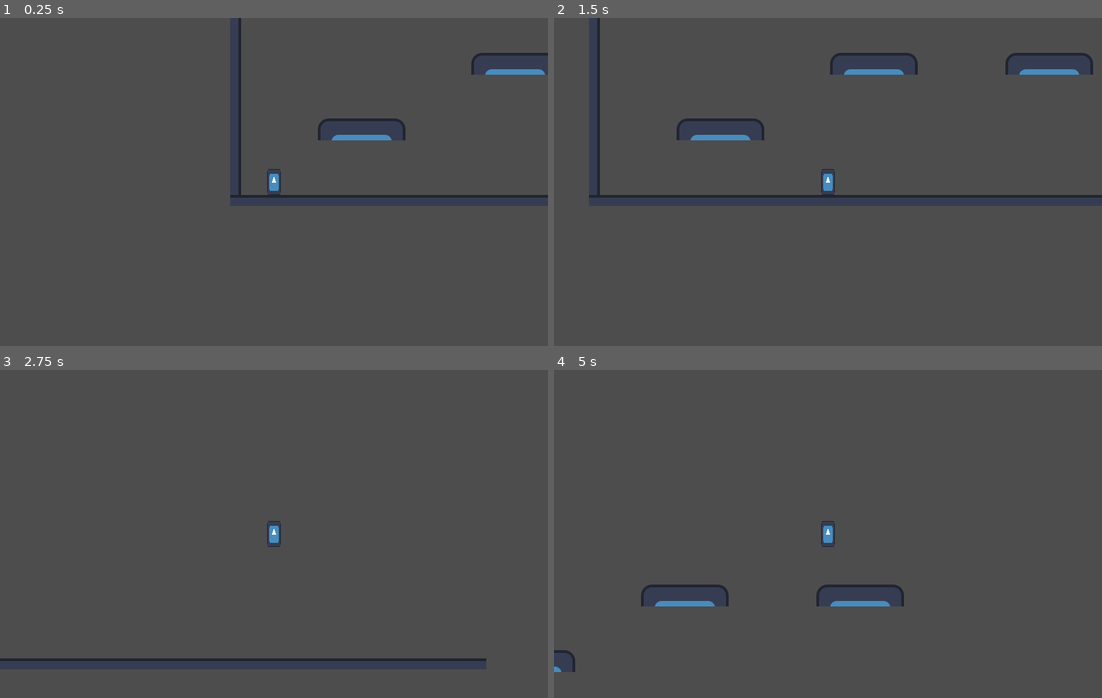
Above: before the commit, frames 1-4 (two rows, left to right).
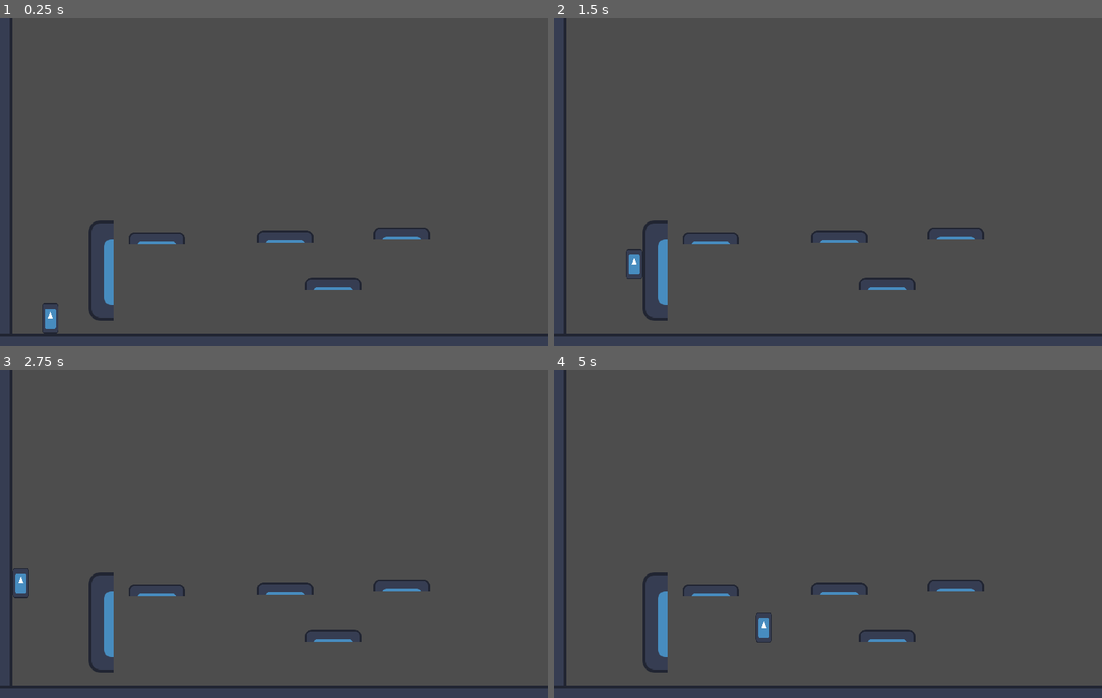
Above: after the commit, the same moments.

Repository: DeVelox/Niro
Game: Godot game, scene res://main.tscn
The game is run twice, just before and just after one commit, with the same random seed, the same clock (stepped at 60 frames per second) and the same inputs. The engine's default icon, where the game draws it, is replaced by a stand-in: a white triangle on a blue panel in a dark square.
Inputs:
- Up to frame 1 (0.25 s): no input
- Up to frame 2 (1.5 s): tap Enter at 0.5 s; hold D (right) from 0.53 s (still down); tap W (jump) at 0.6, 0.77, 1.07 s; tap S (crouch) at 1.35 s
- Up to frame 3 (2.75 s): tap W (jump) at 1.52, 1.55, 1.82, 2.3 s; release D (right) at 2.03 s; hold A (left) from 2.03 s (still down); tap Shift (dash) at 2.1 s
- Up to frame 4 (5 s): release A (left) at 2.78 s; hold D (right) 2.78-4.28 s; tap W (jump) at 2.85, 3.02, 3.32, 3.77, 3.8, 4.07, 4.52, 4.55, 4.82 s; tap S (crouch) at 3.6 s; hold A (left) from 4.28 s (still down); tap Shift (dash) at 4.35 s

The runs differ from the first frame. In frame 1, 4.1% of the frame differs, in the area x 0-100%, y 0-98%; in frame 2, 4.8%; in frame 3, 3.4%; in frame 4, 3.3%.

Commit message:
redo wall hang

Diff:
--- a/level.tscn
+++ b/level.tscn
@@ -7,21 +7,9 @@
 
 [node name="Level" type="Node2D"]
 
-[node name="Platform" type="CharacterBody2D" parent="." groups=["platforms"]]
-position = Vector2(192, 368)
-collision_layer = 8
-collision_mask = 3
-
-[node name="Sprite2D" type="Sprite2D" parent="Platform"]
-texture = ExtResource("1_yag5b")
-region_enabled = true
-region_rect = Rect2(0, 0, 128, 32)
-
-[node name="CollisionShape2D" type="CollisionShape2D" parent="Platform"]
-shape = SubResource("RectangleShape2D_nobot")
-
 [node name="Platform2" type="CharacterBody2D" parent="." groups=["platforms"]]
-position = Vector2(416, 272)
+position = Vector2(351, 336)
+scale = Vector2(0.56, 0.48)
 collision_layer = 8
 collision_mask = 3
 
@@ -34,7 +22,8 @@
 shape = SubResource("RectangleShape2D_nobot")
 
 [node name="Platform3" type="CharacterBody2D" parent="." groups=["platforms"]]
-position = Vector2(672, 272)
+position = Vector2(499, 332)
+scale = Vector2(0.56, 0.48)
 collision_layer = 8
 collision_mask = 3
 
@@ -45,3 +34,45 @@
 
 [node name="CollisionShape2D" type="CollisionShape2D" parent="Platform3"]
 shape = SubResource("RectangleShape2D_nobot")
+
+[node name="Platform4" type="CharacterBody2D" parent="." groups=["platforms"]]
+position = Vector2(188, 338)
+scale = Vector2(0.56, 0.48)
+collision_layer = 8
+collision_mask = 3
+
+[node name="Sprite2D" type="Sprite2D" parent="Platform4"]
+texture = ExtResource("1_yag5b")
+region_enabled = true
+region_rect = Rect2(0, 0, 128, 32)
+
+[node name="CollisionShape2D" type="CollisionShape2D" parent="Platform4"]
+shape = SubResource("RectangleShape2D_nobot")
+
+[node name="Platform5" type="CharacterBody2D" parent="." groups=["platforms"]]
+position = Vector2(412, 396)
+scale = Vector2(0.56, 0.48)
+collision_layer = 8
+collision_mask = 3
+
+[node name="Sprite2D" type="Sprite2D" parent="Platform5"]
+texture = ExtResource("1_yag5b")
+region_enabled = true
+region_rect = Rect2(0, 0, 128, 32)
+
+[node name="CollisionShape2D" type="CollisionShape2D" parent="Platform5"]
+shape = SubResource("RectangleShape2D_nobot")
+
+[node name="Wall1" type="CharacterBody2D" parent="." groups=["platforms"]]
+position = Vector2(351, 336)
+scale = Vector2(0.56, 0.48)
+collision_layer = 8
+collision_mask = 3
+
+[node name="Sprite2D" type="Sprite2D" parent="Wall1"]
+texture = ExtResource("1_yag5b")
+region_enabled = true
+region_rect = Rect2(0, 0, 128, 32)
+
+[node name="CollisionShape2D" type="CollisionShape2D" parent="Wall1"]
+shape = SubResource("RectangleShape2D_nobot")
--- a/main.tscn
+++ b/main.tscn
@@ -264,7 +264,7 @@
 7:7/0/physics_layer_0/polygon_0/points = PackedVector2Array(-8, -8, 8, -8, 8, 8, -8, 8)
 
 [sub_resource type="TileSet" id="TileSet_amcvw"]
-physics_layer_0/collision_layer = 1
+physics_layer_0/collision_layer = 132
 sources/0 = SubResource("TileSetAtlasSource_j7ymp")
 
 [node name="Node" type="Node"]
@@ -275,6 +275,7 @@
 [node name="TileMap" type="TileMap" parent="."]
 tile_set = SubResource("TileSet_amcvw")
 format = 2
-layer_0/tile_data = PackedInt32Array(1900544, 131072, 0, 190 …(1485 unchanged characters)…  4, 262144, 458752, 5, 327680, 458752, 6)
+layer_0/tile_data = PackedInt32Array(1900544, 131072, 0, 190 …(1485 unchanged characters)…  4, 262144, 458752, 5, 327680, 458752, 6, 1310727, 0, 0, 1376263, 0, 1, 1441799, 0, 2, 1507335, 0, 3, 1572871, 0, 4, 1638407, 0, 5, 1703943, 0, 6, 1769479, 0, 7, 1310728, 65536, 0, 1376264, 65536, 1, 1441800, 65536, 2, 1507336, 65536, 3, 1572872, 65536, 4, 1638408, 65536, 5, 1703944, 65536, 6, 1769480, 65536, 7)
 
 [node name="Level" parent="." instance=ExtResource("3_j3mmn")]
+position = Vector2(11, 5)
--- a/player.gd
+++ b/player.gd
@@ -17,6 +17,7 @@
 var has_dash = false
 var speed = SPEED
 var platform
+var is_wall_hanging = false
 
 func _physics_process(delta):
 	# Do not allow other movement while dashing
@@ -36,7 +37,7 @@
 		has_dash = true
 		get_tree().call_group("platforms", "show")
 
-	if is_on_wall():
+	if is_wall_hanging and is_on_wall():
 		velocity.y *= 0.8
 		has_double_jump = true
 
@@ -70,7 +71,7 @@
 	elif has_double_jump:
 		has_double_jump = false
 		velocity.x *= 2.5
-		get_tree().call_group("platforms", "hide")
+		#get_tree().call_group("platforms", "hide")
 	else:
 		return
 	velocity.y = JUMP_VELOCITY
@@ -93,3 +94,11 @@
 
 func _on_drop_timer_timeout():
 	platform.disabled = false # Replace with function body.
+
+
+func _on_area_2d_body_entered(body):
+	is_wall_hanging = true
+
+
+func _on_area_2d_body_exited(body):
+	is_wall_hanging = false
--- a/player.tscn
+++ b/player.tscn
@@ -6,8 +6,11 @@
 [sub_resource type="RectangleShape2D" id="RectangleShape2D_0rk70"]
 size = Vector2(128, 128)
 
+[sub_resource type="RectangleShape2D" id="RectangleShape2D_kjvja"]
+size = Vector2(128, 128)
+
 [node name="Player" type="CharacterBody2D" groups=["players"]]
-scale = Vector2(0.15, 0.3)
+scale = Vector2(0.16, 0.3)
 collision_mask = 127
 script = ExtResource("1_0if4t")
 
@@ -18,6 +21,11 @@
 shape = SubResource("RectangleShape2D_0rk70")
 
 [node name="Camera2D" type="Camera2D" parent="."]
+zoom = Vector2(1.15, 1.15)
+limit_left = 0
+limit_top = 0
+limit_right = 800
+limit_bottom = 480
 
 [node name="DashTimer" type="Timer" parent="."]
 one_shot = true
@@ -29,5 +37,14 @@
 [node name="DropTimer" type="Timer" parent="."]
 wait_time = 0.5
 
+[node name="Area2D" type="Area2D" parent="."]
+collision_mask = 128
+
+[node name="CollisionShape2D" type="CollisionShape2D" parent="Area2D"]
+scale = Vector2(1.15, 1)
+shape = SubResource("RectangleShape2D_kjvja")
+
 [connection signal="timeout" from="DashTimer" to="." method="_on_dash_timer_timeout"]
 [connection signal="timeout" from="DropTimer" to="." method="_on_drop_timer_timeout"]
+[connection signal="body_entered" from="Area2D" to="." method="_on_area_2d_body_entered"]
+[connection signal="body_exited" from="Area2D" to="." method="_on_area_2d_body_exited"]
--- a/project.godot
+++ b/project.godot
@@ -94,6 +94,7 @@
 2d_physics/layer_5="obstacle"
 2d_physics/layer_6="interactable"
 2d_physics/layer_7="prop"
+2d_physics/layer_8="wall"
 
 [rendering]
 
Not shown: 1 places in player.tscn that only renumber resources
